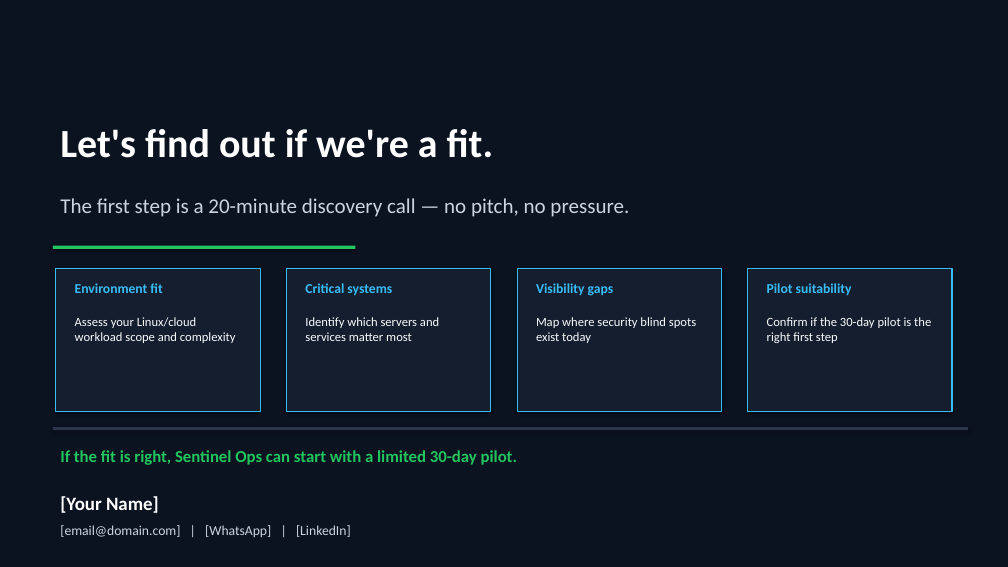
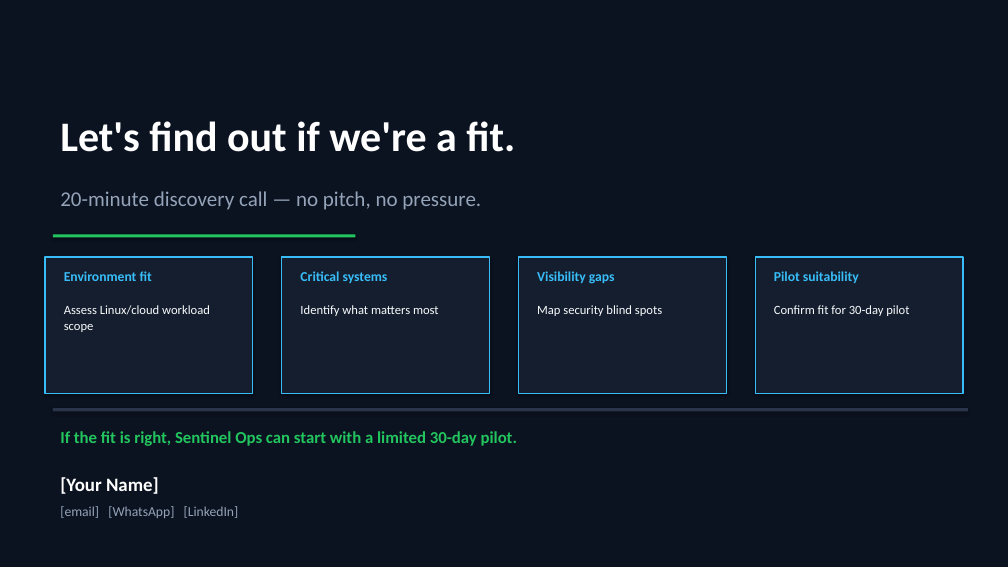
Before and after one commit to joseph118789-max/sentinel-ops, a slide deck: slide 9 of sales/Sentinel_Ops_Sales_Deck.pptx. Drawn at 1008x567 pixels with LibreOffice and Linux fonts; fonts in the diff are those of the drawing. Boxes give left, top, right and bottom in pixels: in the first picture for what was removed or moved away, otherwise in the second. Text is boxed around its words. In the diff, an @@ line names an element or a change of style, - is before the commit and + after.

```diff
--- a/sales/Sentinel_Ops_Sales_Deck.pptx
+++ b/sales/Sentinel_Ops_Sales_Deck.pptx
@@ text "Let's find out if we're ...": place and size @@
-text "Let's find out if we're ..." at (60,129,494,158)
+text "Let's find out if we're ..." at (60,121,515,152)
@@ text "Let's find out if we're ..." at (60,121,515,152): size 38 to 40 pt @@
@@ text at (60,191,481,210): text changed; text colour #CBD5E1 to #94A3B8 @@
-The first step is a 20-minute discovery call — no pitch, no pressure.
+20-minute discovery call — no pitch, no pressure.
@@ rectangle: place and size @@
-rectangle at (53,246,355,249)
+rectangle at (53,234,355,237)
@@ rectangle: place and size @@
-rectangle at (56,268,260,412)
+rectangle at (45,257,253,393)
@@ text "Environment fit": place and size @@
-text "Environment fit" at (75,283,162,293)
+text "Environment fit" at (64,271,152,281)
@@ rectangle: place and size @@
-rectangle at (287,268,491,412)
+rectangle at (282,257,490,393)
@@ text "Critical systems": place and size @@
-text "Critical systems" at (305,283,392,295)
+text "Critical systems" at (300,271,388,283)
@@ rectangle: place and size @@
-rectangle at (517,268,721,412)
+rectangle at (519,257,727,393)
@@ text "Visibility gaps": place and size @@
-text "Visibility gaps" at (536,283,614,296)
+text "Visibility gaps" at (537,271,615,284)
@@ rectangle: place and size @@
-rectangle at (748,268,952,412)
+rectangle at (755,257,963,393)
@@ text "Pilot suitability": place and size @@
-text "Pilot suitability" at (767,283,852,295)
+text "Pilot suitability" at (774,271,859,283)
@@ text at (64,305,210,332): text changed @@
-Assess your Linux/cloud workload scope and complexity
+Assess Linux/cloud workload scope
@@ text at (300,305,439,316): text changed @@
-Identify which servers and services matter most
+Identify what matters most
@@ text at (537,305,662,316): text changed @@
-Map where security blind spots exist today
+Map security blind spots
@@ text at (774,305,909,316): text changed @@
-Confirm if the 30-day pilot is the right first step
+Confirm fit for 30-day pilot
@@ 2 texts, 1 rectangle: place and size @@
-2 texts, 1 rectangle at (53,427,968,513)
+2 texts, 1 rectangle at (53,408,968,494)
@@ text at (60,506,239,518): text changed; text colour #CBD5E1 to #94A3B8 @@
-[email@domain.com] | [WhatsApp] | [LinkedIn]
+[email] [WhatsApp] [LinkedIn]
```
Also in this commit, not shown: 8 other slides changed.
